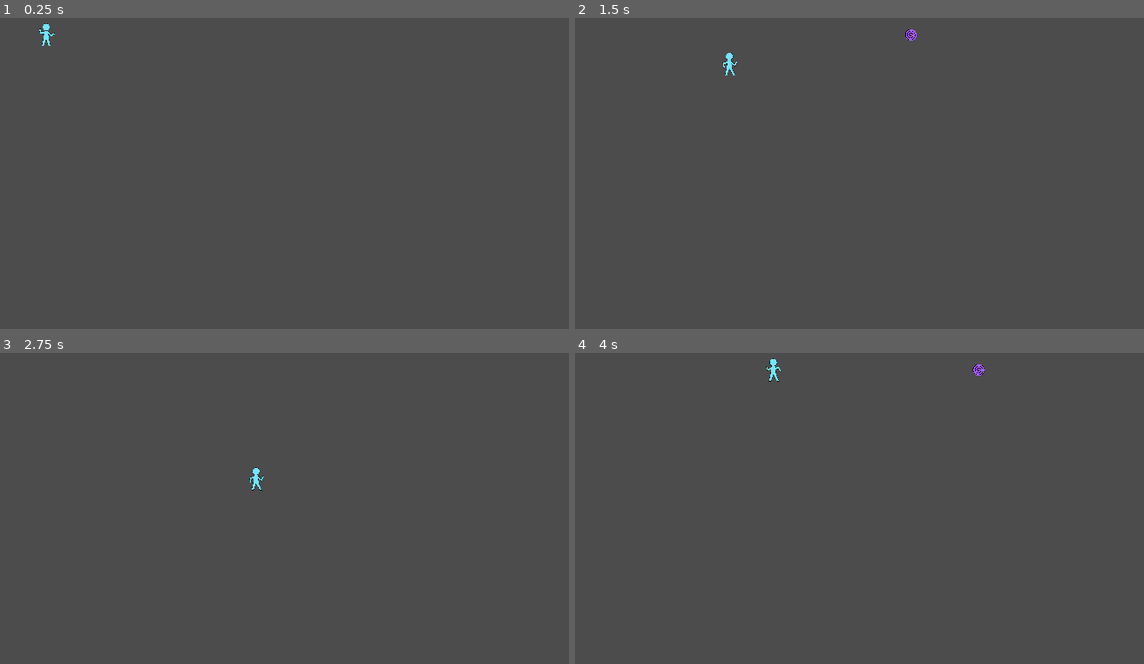
Above: before the commit, frames 1-4 (two rows, left to right).
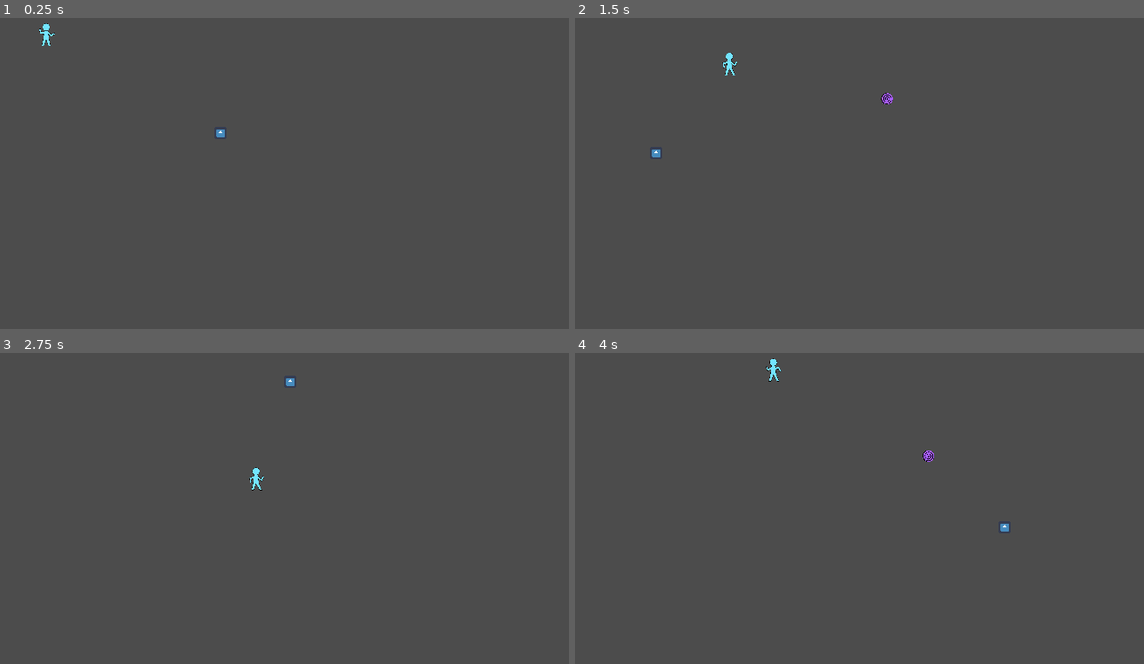
Above: after the commit, the same moments.

Repository: Reituag/DiscoBowl
Game: Godot game, scene res://Sources/Main.tscn
Same seed, same stepped clock (60 frames per second), same inputs: the game is played once before the commit and once after it. The engine's default icon, where the game draws it, is replaced by a stand-in: a white triangle on a blue panel in a dark square.
Inputs (mouse positions are in pixels of both pictures, inside the frame that each line leads up to):
- Up to frame 1 (0.25 s): no input
- Up to frame 2 (1.5 s): move the mouse to (950, 114) at 0.52 s; hold Right (ui_right) 0.53-1.28 s; hold Space (ui_attack) 0.53-1.28 s; move the mouse to (654, 151) at 1.27 s; hold Down (ui_down) from 1.28 s (still down); tap Space (ui_attack) at 1.35 s
- Up to frame 3 (2.75 s): move the mouse to (290, 380) at 2.02 s; release Down (ui_down) at 2.03 s; hold Right (ui_right) from 2.03 s (still down); hold Space (ui_attack) from 2.03 s (still down)
- Up to frame 4 (4 s): move the mouse to (762, 545) at 2.77 s; release Right (ui_right) at 2.78 s; release Space (ui_attack) at 2.78 s; hold Up (ui_up) 2.78-3.53 s; tap Space (ui_attack) at 2.85 s; move the mouse to (1001, 527) at 3.52 s; hold Left (ui_left) from 3.53 s (still down); hold Space (ui_attack) from 3.53 s (still down)

The runs differ from the first frame. In frame 1, less than 0.1% of the frame differs, in the area x 37-40%, y 35-39%; in frame 2, 0.2%; in frame 3, less than 0.1%; in frame 4, 0.2%, in the area x 61-77%, y 3-58%.

Commit message:
Mouse pointer addition + shooting at pointer

Diff:
--- a/Project/Sources/Character/Character.gd
+++ b/Project/Sources/Character/Character.gd
@@ -42,13 +42,18 @@
 	position.y = clamp(position.y, 0, screen_size.y)
 
 	if Input.is_action_pressed("ui_attack") and available_throw:
+		throw_direction = get_viewport().get_mouse_position() - global_position
 		myDisk = Disk.instance()
-		myDisk.global_position = $DiskStart.global_position
+		myDisk.global_position = global_position
 		get_parent().add_child(myDisk)
 		myDisk.throw(throw_direction)
 		$DiskTimer.start()
 		$DiskTimer.connect("timeout", myDisk, "destroy")
 		available_throw = false
+
+func _input(event):
+	if event is InputEventMouseMotion:
+		get_parent().get_node("Sprite").position = get_viewport().get_mouse_position()
 
 func start(pos):
 	position = pos
--- a/Project/Sources/Main.tscn
+++ b/Project/Sources/Main.tscn
@@ -1,7 +1,8 @@
-[gd_scene load_steps=3 format=2]
+[gd_scene load_steps=4 format=2]
 
 [ext_resource path="res://Sources/Main.gd" type="Script" id=1]
 [ext_resource path="res://Sources/Character/Character.tscn" type="PackedScene" id=2]
+[ext_resource path="res://Sources/icon.png" type="Texture" id=3]
 
 [node name="Main" type="Node"]
 script = ExtResource( 1 )
@@ -10,3 +11,8 @@
 position = Vector2( 480, 270 )
 
 [node name="Character" parent="." instance=ExtResource( 2 )]
+
+[node name="Sprite" type="Sprite" parent="."]
+position = Vector2( 960, 540 )
+scale = Vector2( 0.5, 0.5 )
+texture = ExtResource( 3 )
